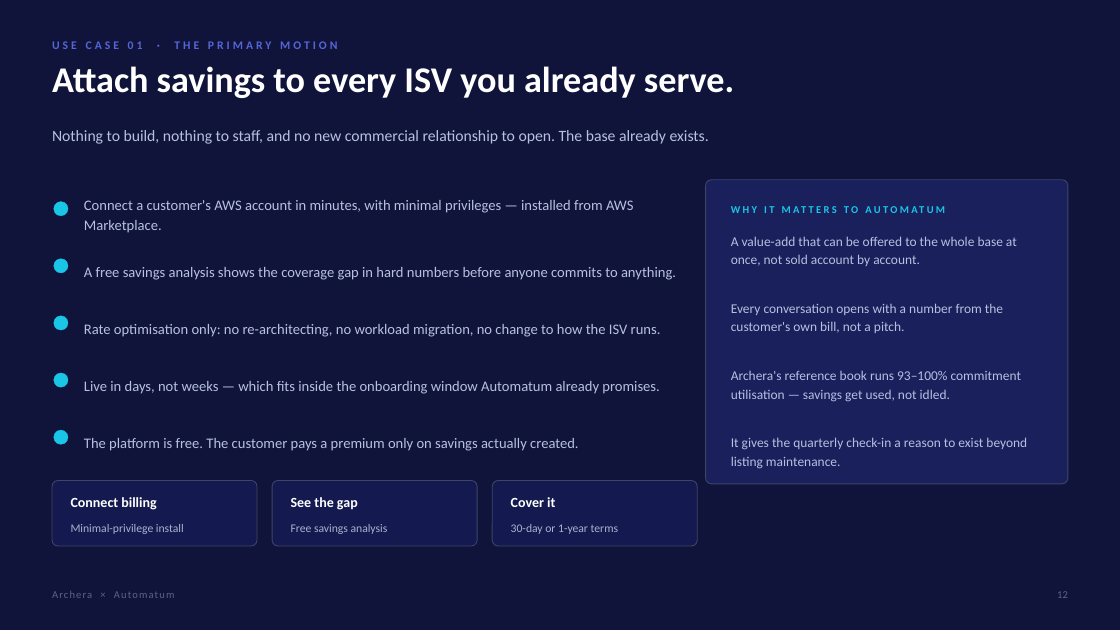
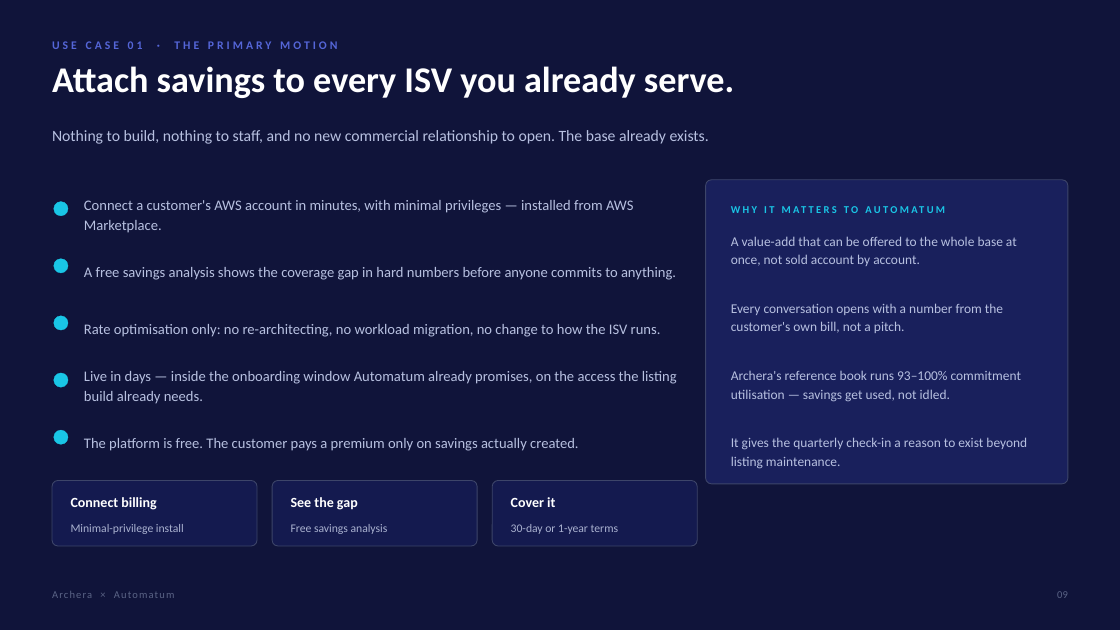
Before and after one commit to KianteEvans/barberbook, a slide deck: slide 9 of decks/Archera-for-Automatum.pptx (slide 12 before the commit). Drawn at 1120x630 pixels with LibreOffice and Linux fonts; fonts in the diff are those of the drawing. Boxes give left, top, right and bottom in pixels: in the first picture for what was removed or moved away, otherwise in the second. Text is boxed around its words. In the diff, an @@ line names an element or a change of style, - is before the commit and + after.

```diff
--- a/decks/Archera-for-Automatum.pptx
+++ b/decks/Archera-for-Automatum.pptx
@@ text at box(84, 371, 677, 403): text changed @@
-Live in days, not weeks — which fits inside the onboarding window Automatum already promises.
+Live in days — inside the onboarding window Automatum already promises, on the access the listing build already needs.
@@ text at box(1057, 591, 1068, 598): text changed @@
-12
+09
```
Also in this commit, not shown: 12 other slides changed, 3 slides added, 3 slides removed, 2 other files.
